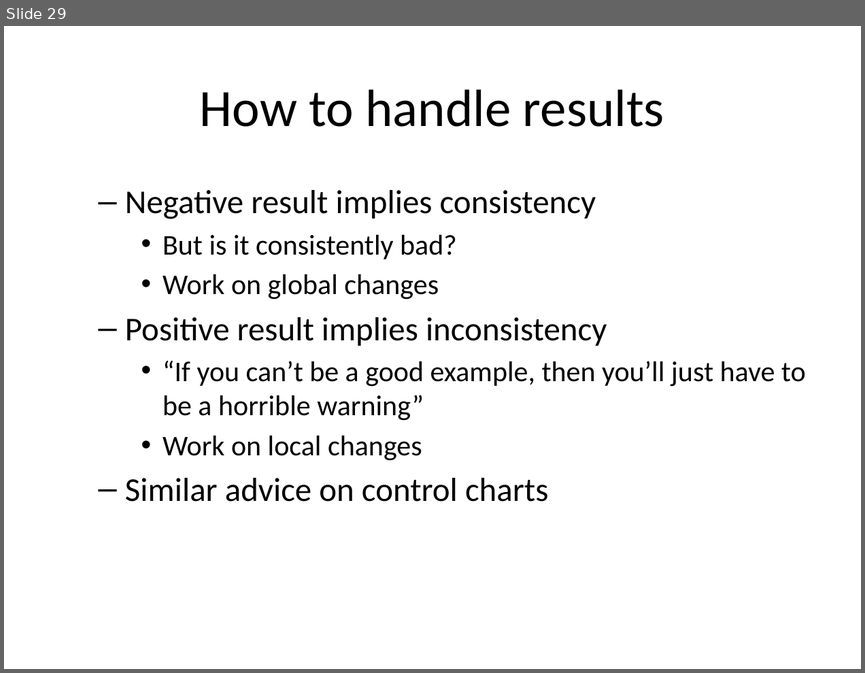
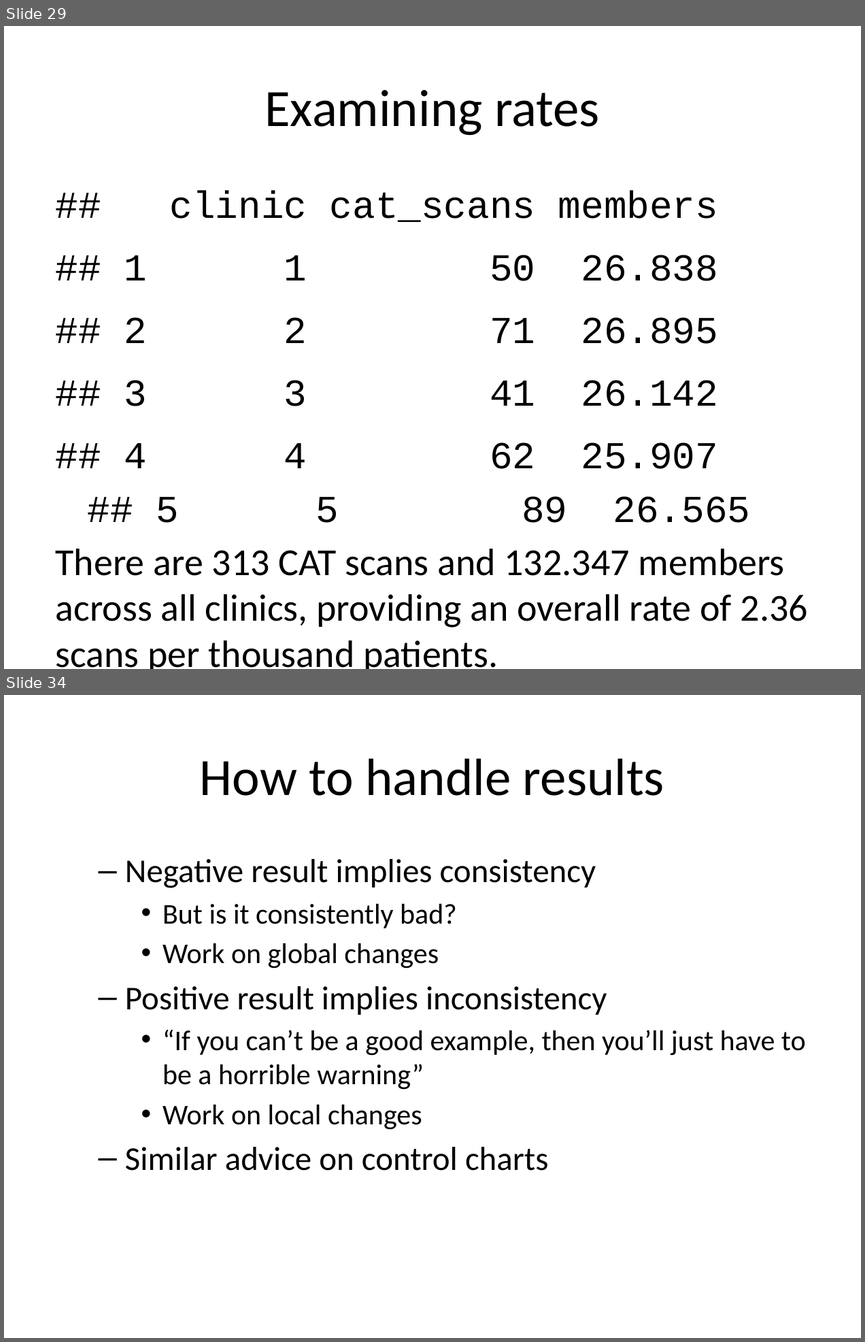
Before and after one commit to pmean/papers-and-presentations, a slide deck: anom/anom-talk.pptx. Shown one above the other, each under a label of ours: slide 29 before the commit, slides 29 and 34 after it; the slides between them are not shown. The pictures are 865x673 and 865x1342 pixels, drawn with LibreOffice and Linux fonts; fonts in the diff are those of the drawing. Boxes give left, top, right and bottom in pixels: in the first picture for what was removed or moved away, otherwise in the second. Text is boxed around its words. In the diff, an @@ line names an element or a change of style, - is before the commit and + after.

```diff
--- a/anom/anom-talk.pptx
+++ b/anom/anom-talk.pptx
@@ slide 29 added at <box>4,26,861,669</box>, background #FFFFFF @@
@@ title added at <box>264,90,600,135</box>, 44 pt, text #000000 @@
+Examining rates
@@ text added at <box>56,191,808,669</box>, 32 pt, text #000000 @@
+## clinic cat_scans members
+## 1 1 50 26.838
+## 2 2 71 26.895
+## 3 3 41 26.142
+## 4 4 62 25.907
+## 5 5 89 26.565
+There are 313 CAT scans and 132.347 members across all clinics, providing an overall rate of 2.36 scans per thousand patients.
@@ what was slide 29 is now slide 34 @@
```
Also in this commit, not shown: 1 slide changed, 4 other slides added, 2 other files.
